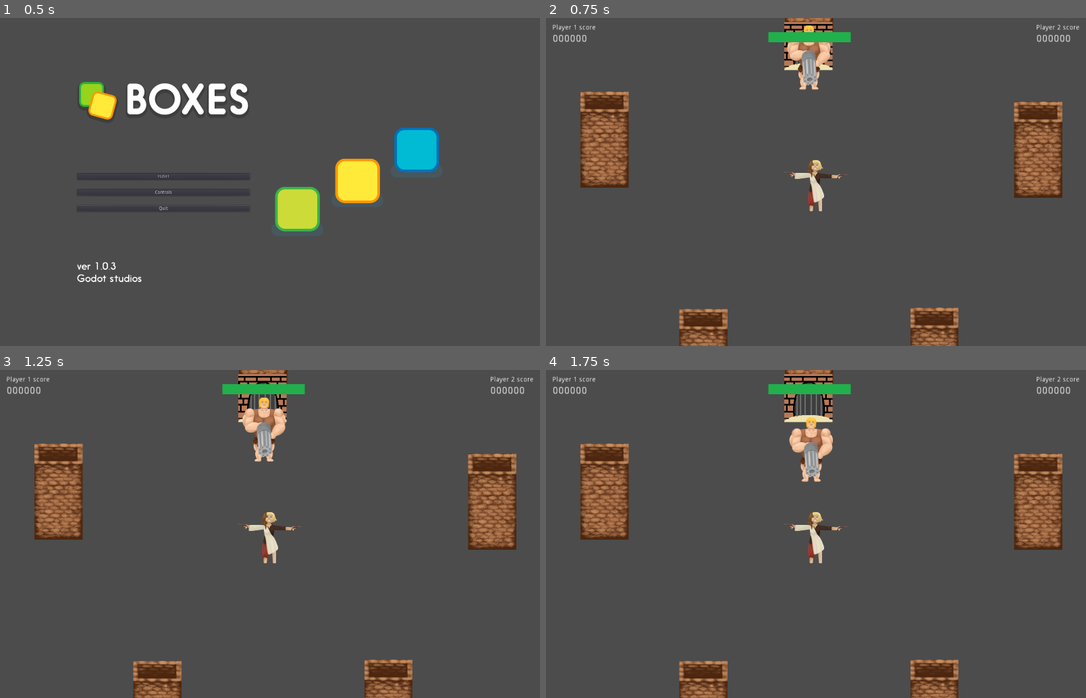
Above: before the commit, frames 1-4 (two rows, left to right).
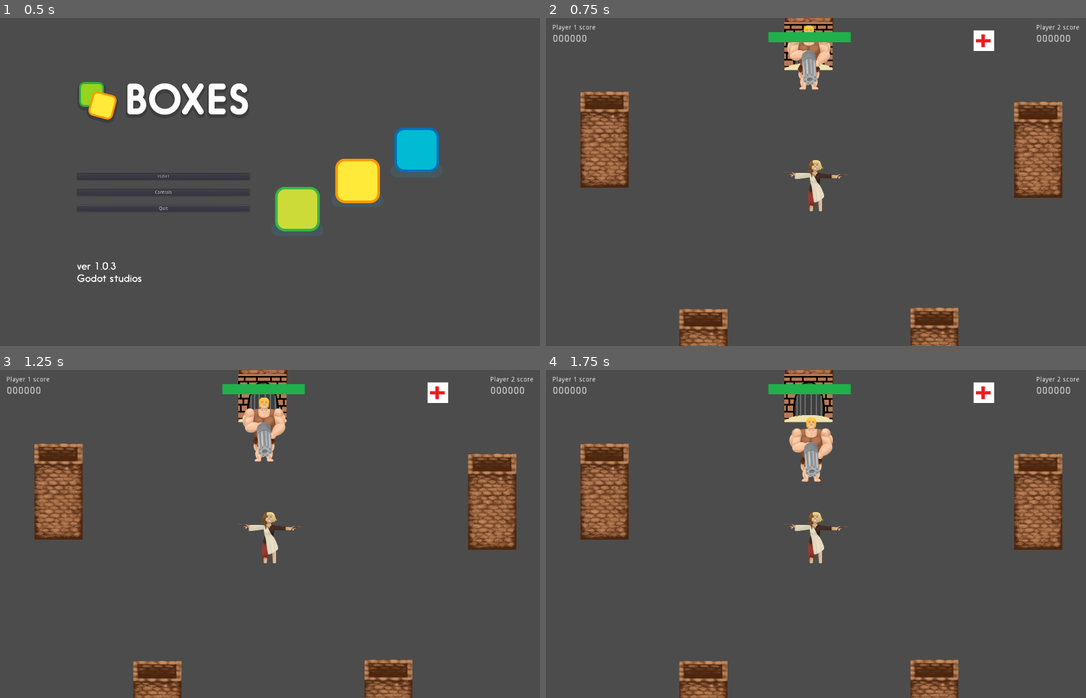
Above: after the commit, the same moments.

Repository: xenoexplorator/Ymir
Game: Godot game, scene res://Root.tscn
The game is run twice, just before and just after one commit, with the same random seed, the same clock (stepped at 60 frames per second) and the same inputs.
Inputs:
- Up to frame 1 (0.5 s): no input
- Up to frame 2 (0.75 s): click "FUSE!" at 0.5 s
- Up to frame 3 (1.25 s): no input
- Up to frame 4 (1.75 s): no input

Frame 1 is identical in both runs. In frame 2, 0.2% of the frame differs, in the area x 79-83%, y 3-11%; in frame 3, 0.2%; in frame 4, 0.2%.

Commit message:
Health pack: qui fonctionne pour vrai

Diff:
--- a/Scenes/Arena.tscn
+++ b/Scenes/Arena.tscn
@@ -1,15 +1,16 @@
-[gd_scene load_steps=11 format=2]
+[gd_scene load_steps=12 format=2]
 
 [ext_resource path="res://Scenes/Arena.gd" type="Script" id=1]
 [ext_resource path="res://Scenes/Pillar.tscn" type="PackedScene" id=2]
 [ext_resource path="res://walls_test.tres" type="TileSet" id=3]
-[ext_resource path="res://Scenes/Player.tscn" type="PackedScene" id=4]
-[ext_resource path="res://Scenes/EnemySpawner.tscn" type="PackedScene" id=5]
-[ext_resource path="res://Scripts/UIManager.gd" type="Script" id=6]
-[ext_resource path="res://Sprites/barre rouge.png" type="Texture" id=7]
-[ext_resource path="res://Sprites/barre verte.png" type="Texture" id=8]
-[ext_resource path="res://Scripts/HPDisplay.gd" type="Script" id=9]
-[ext_resource path="res://Sounds/Bass-and-choir-free-background-music.wav" type="AudioStream" id=10]
+[ext_resource path="res://Scenes/HealthPack.tscn" type="PackedScene" id=4]
+[ext_resource path="res://Scenes/Player.tscn" type="PackedScene" id=5]
+[ext_resource path="res://Scenes/EnemySpawner.tscn" type="PackedScene" id=6]
+[ext_resource path="res://Scripts/UIManager.gd" type="Script" id=7]
+[ext_resource path="res://Sprites/barre rouge.png" type="Texture" id=8]
+[ext_resource path="res://Sprites/barre verte.png" type="Texture" id=9]
+[ext_resource path="res://Scripts/HPDisplay.gd" type="Script" id=10]
+[ext_resource path="res://Sounds/Bass-and-choir-free-background-music.wav" type="AudioStream" id=11]
 
 [node name="Arena" type="Node" index="0"]
 
@@ -71,42 +72,47 @@
 tile_data = PoolIntArray( -720896, 0, 0, -720895, 0, 0, -720894, 0, 0, -720893, 0, 0, -720892, 0, 0, -720891, 0, 0, -72 …(1431 unchanged characters)…
 _sections_unfolded = [ "Cell", "Collision" ]
 
-[node name="Player" parent="." index="2" instance=ExtResource( 4 )]
+[node name="HealthPack" parent="." index="2" instance=ExtResource( 4 )]
+
+position = Vector2( 522.576, -440.782 )
+power = 15
+
+[node name="Player" parent="." index="3" instance=ExtResource( 5 )]
 
 position = Vector2( -0.163208, -2.45776 )
 
-[node name="EnemySpawner" parent="." index="3" instance=ExtResource( 5 )]
+[node name="EnemySpawner" parent="." index="4" instance=ExtResource( 6 )]
 
 position = Vector2( -23.3826, -424.227 )
 MaxSpawnTime = 2000
 MinSpawnTime = 600
 
-[node name="EnemySpawner2" parent="." index="4" instance=ExtResource( 5 )]
+[node name="EnemySpawner2" parent="." index="5" instance=ExtResource( 6 )]
 
 position = Vector2( 1452.4, 7.30579 )
 MaxSpawnTime = 2000
 MinSpawnTime = 600
 
-[node name="EnemySpawner3" parent="." index="5" instance=ExtResource( 5 )]
+[node name="EnemySpawner3" parent="." index="6" instance=ExtResource( 6 )]
 
 position = Vector2( -1495.29, 0.625061 )
 MaxSpawnTime = 2000
 MinSpawnTime = 600
 
-[node name="EnemySpawner4" parent="." index="6" instance=ExtResource( 5 )]
+[node name="EnemySpawner4" parent="." index="7" instance=ExtResource( 6 )]
 
 position = Vector2( 2.36591, 1003.36 )
 MaxSpawnTime = 2000
 MinSpawnTime = 600
 
-[node name="CanvasLayer" type="CanvasLayer" parent="." index="7"]
+[node name="CanvasLayer" type="CanvasLayer" parent="." index="8"]
 
 layer = 1
 offset = Vector2( 0, 0 )
 rotation = 0.0
 scale = Vector2( 1, 1 )
 transform = Transform2D( 1, 0, 0, 1, 0, 0 )
-script = ExtResource( 6 )
+script = ExtResource( 7 )
 
 [node name="LabelScoreP1" type="Label" parent="CanvasLayer" index="0"]
 
@@ -204,20 +210,20 @@
 [node name="HPUnderBar" type="Sprite" parent="CanvasLayer" index="2"]
 
 position = Vector2( 820, 60 )
-texture = ExtResource( 7 )
+texture = ExtResource( 8 )
 _sections_unfolded = [ "Transform" ]
 
 [node name="HPOverBar" type="Sprite" parent="CanvasLayer/HPUnderBar" index="0"]
 
 position = Vector2( -128, 0 )
-texture = ExtResource( 8 )
+texture = ExtResource( 9 )
 offset = Vector2( 128, 0 )
-script = ExtResource( 9 )
+script = ExtResource( 10 )
 _sections_unfolded = [ "Offset", "Transform" ]
 
-[node name="AudioStreamPlayer" type="AudioStreamPlayer" parent="." index="8"]
-
-stream = ExtResource( 10 )
+[node name="AudioStreamPlayer" type="AudioStreamPlayer" parent="." index="9"]
+
+stream = ExtResource( 11 )
 volume_db = 0.0
 pitch_scale = 1.0
 autoplay = true
--- a/Scenes/HealthPack.tscn
+++ b/Scenes/HealthPack.tscn
@@ -1,19 +1,14 @@
-[gd_scene load_steps=3 format=2]
+[gd_scene load_steps=4 format=2]
 
-[ext_resource path="res://Sprites/health pack.png" type="Texture" id=1]
+[ext_resource path="res://Scripts/HealthPack.gd" type="Script" id=1]
+[ext_resource path="res://Sprites/health pack.png" type="Texture" id=2]
 
 [sub_resource type="RectangleShape2D" id=1]
 
 custom_solver_bias = 0.0
 extents = Vector2( 30.9282, 30.5595 )
 
-[node name="HealthPack" type="Node2D" index="0"]
-
-[node name="Sprite" type="Sprite" parent="." index="0"]
-
-texture = ExtResource( 1 )
-
-[node name="Area2D" type="Area2D" parent="." index="1"]
+[node name="HealthPack" type="Area2D"]
 
 input_pickable = true
 gravity_vec = Vector2( 0, 1 )
@@ -22,8 +17,13 @@
 angular_damp = 1.0
 audio_bus_override = false
 audio_bus_name = "Master"
-_sections_unfolded = [ "Collision" ]
+script = ExtResource( 1 )
+power = 15
 
-[node name="CollisionShape2D" type="CollisionShape2D" parent="Area2D" index="0"]
+[node name="Sprite" type="Sprite" parent="." index="0"]
+
+texture = ExtResource( 2 )
+
+[node name="CollisionShape2D" type="CollisionShape2D" parent="." index="1"]
 
 shape = SubResource( 1 )
--- a/Scenes/Player.tscn
+++ b/Scenes/Player.tscn
@@ -120,6 +120,8 @@
 shape = SubResource( 1 )
 _sections_unfolded = [ "Transform" ]
 
+[connection signal="heal" from="KinematicBody2D" to="." method="_on_heal"]
+
 [connection signal="move_left_leg" from="KinematicBody2D" to="KinematicBody2D/LegLeft" method="move_leg"]
 
 [connection signal="move_right_leg" from="KinematicBody2D" to="KinematicBody2D/LegRight" method="move_leg"]
--- /dev/null
+++ b/Scripts/HealthPack.gd
@@ -0,0 +1,14 @@
+extends Area2D
+
+export (int) var power = 15
+
+func _ready():
+	connect("body_enter", self, "on_body_enter")
+
+func _physics_process(delta):
+	var overlap = get_overlapping_bodies()
+	for body in overlap:
+		if body.has_method("heal"):
+			body.heal(power)
+			power = 0
+			queue_free()
--- a/Scripts/Player.gd
+++ b/Scripts/Player.gd
@@ -20,3 +20,8 @@
 func kill_player():
 	get_tree().change_scene("res://MainMenu.tscn")
 	get_viewport().canvas_transform.origin = Vector2()
+
+
+func _on_heal(amount):
+	hp = min(hp + amount, max_hp)
+	emit_signal("player_damage", max_hp, hp)
--- a/Scripts/PlayerMovement.gd
+++ b/Scripts/PlayerMovement.gd
@@ -10,6 +10,7 @@
 var joy2_y = 0.0
 signal move_right_leg
 signal move_left_leg
+signal heal
 
 func get_input():
 	joy1_x = Input.get_joy_axis(0, JOY_ANALOG_LX)
@@ -40,3 +41,6 @@
 	move_and_slide(velocity())
 	var screen_size = Vector2(1680, 1024)
 	get_viewport().canvas_transform.origin = -position + screen_size / 2
+
+func heal(amount):
+	emit_signal("heal", amount)
